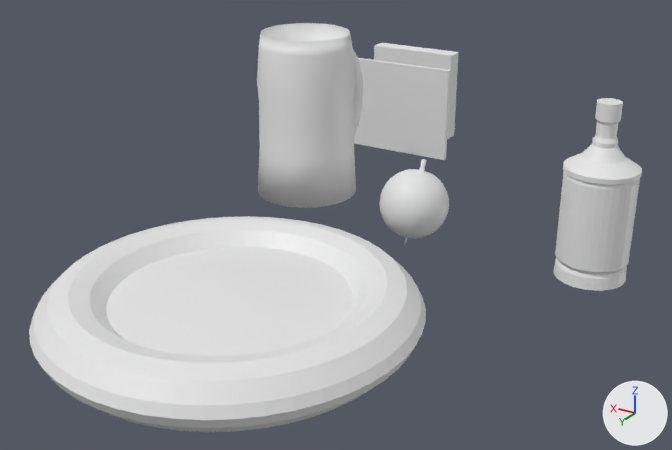
A saved change to the Blender file Assets/materials/items1.blend.
Both versions are drawn from a 50 mm lens placed at (-9.61, 13.31, 6.81), pointed at (-1.73, 0.17, 0.24). Lighting does not change. The marker at lower right points along +X, +Y and +Z.

The scene before the commit, as lines of its bpy script (objects in view):
```python
ob_cube = bpy.data.objects.new('Cube', me_cube)
ob_cube.location = (-0.06, -5.45, 0.99)
ob_cube_001 = bpy.data.objects.new('Cube.001', me_cube_001)
ob_cube_001.location = (0.52, -5.64, 1.0)
ob_cylinder = bpy.data.objects.new('Cylinder', me_cylinder)
ob_cylinder.location = (-0.32, -5.46, 1.41)
ob_cylinder_001 = bpy.data.objects.new('Cylinder.001', me_cylinder_002)
ob_cylinder_001.location = (-5.91, -1.39, 0.27)
ob_cylinder_001.scale = (0.612, 0.612, 0.612)
ob_torus = bpy.data.objects.new('Torus', me_torus)
ob_torus.location = (-1.6, 3.12, 0.76)
ob_torus_001 = bpy.data.objects.new('Torus.001', me_torus_001)
ob_torus_001.location = (-1.6, -5.78, -0.96)
ob_torus_001.rotation_euler = (3.388, 0.0546, 5.691)  # degrees (194, 3.1, 326)
ob_torus_001.scale = (0.68, 0.68, 0.68)
```
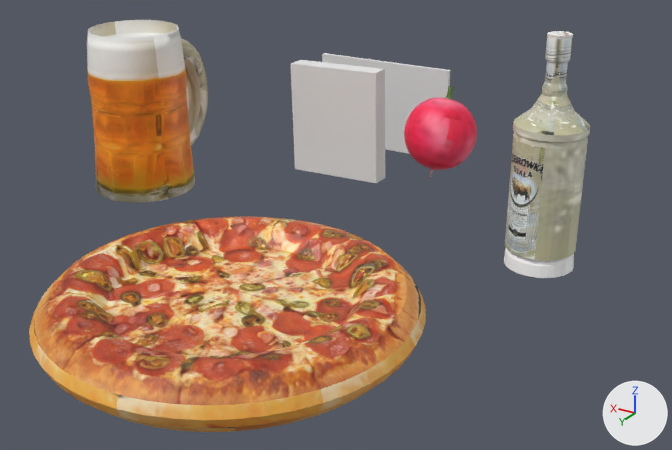
Where the newer file only moved an object's origin or applied its transform, the numbers keep the older frame.

Where the change shows, as pixel boxes [x1, y1, x2, y2] in the pictures (672 x 450 px; the box of a moved part takes in the faces that stretch with it):
'Torus', recoloured, surface changed (white to orange): [29, 216, 426, 432] in both
'Cylinder', recoloured, surface changed, moved: before [257, 23, 363, 208]; after [87, 20, 208, 203]
'Cylinder.001', recoloured, reshaped, moved (28% taller): before [553, 98, 642, 291]; after [504, 31, 590, 278]
'Cube', reshaped (10% wider, 28% taller): before [374, 43, 459, 139]; after [291, 60, 385, 183]
'Torus.001', reshaped, moved (8% taller): before [379, 159, 449, 247]; after [404, 86, 477, 181]
part 1 of me_cylinder_002, moved or reshaped: before [555, 98, 642, 275]; after [505, 31, 590, 263]
part 2 of me_torus_001, recoloured: before [379, 159, 449, 246]; after [404, 86, 477, 181]

What the commit changed:
Picture 'piwo.png' (img_piwo_png) is new.
Picture 'pizza-b.png' (img_pizza_b_png) is new.
Picture 'rzotk.jpg' (img_rzotk_jpg) is new.
Picture 'zubrowka.jpg' (img_zubrowka_jpg) is new.
Material 'piwo.png' (mat_piwo_png) is new.
Its texture is img_piwo_png.
Material 'pizza-b.png' (mat_pizza_b_png) is new.
Its texture is img_pizza_b_png.
Material 'rzotk.jpg' (mat_rzotk_jpg) is new.
Its texture is img_rzotk_jpg.
Material 'zubrowka.jpg' (mat_zubrowka_jpg) is new.
Its texture is img_zubrowka_jpg.
me_cylinder_002 has 480 vertices, 450 faces and spans x -1.03..1.03, y -1.03..1.03, z -1.0..4.04.
me_cylinder_002 is used by ob_cylinder_001; location (-5.91, -1.39, 0.27); scale (0.612, 0.612, 0.612).
me_cylinder_002 part 1: all 384 vertices in x -1.03..1.03, y -1.03..1.03, z -0.43..4.04 are multiplied about their middle by the matrix ((1.0, 0.0, 0.0), (0.0, 1.0, 0.0), (0.0, 0.0, 1.366)), then moved by (0.0, 0.0, 0.79).
me_cylinder_002 now uses material mat_zubrowka_jpg (picture img_zubrowka_jpg).
me_torus_001 is used by ob_torus_001; location (-1.6, -5.78, -0.96); rotation (3.388, 0.0546, 5.691), in degrees (194, 3.1, 326); scale (0.68, 0.68, 0.68).
me_torus_001 had 642 vertices, 672 faces and spanned x -4.93..-2.93, y -5.29..-3.29, z -1.49..1.23.
me_torus_001 now has 654 vertices, 684 faces and spans x -4.93..-2.93, y -5.29..-3.29, z -1.49..1.23.
me_torus_001 part 2: 656 faces spanning x -4.93..-2.93, y -5.29..-3.29, z -1.49..1.23 switch from no material to mat_rzotk_jpg (picture img_rzotk_jpg).
me_torus has 672 vertices, 672 faces and spans x -3.02..3.02, y -3.02..3.02, z -1.32..-0.38.
me_torus is used by ob_torus; location (-1.6, 3.12, 0.76).
me_torus part 3: texture (UV) coordinates changed.
me_torus now uses material mat_pizza_b_png (picture img_pizza_b_png).
me_cylinder has 512 vertices, 470 faces and spans x -0.68..1.32, y 1.88..4.89, z -1.4..1.79.
me_cylinder is used by ob_cylinder; location (-0.32, -5.46, 1.41).
me_cylinder part 4: texture (UV) coordinates changed.
me_cylinder now uses material mat_piwo_png (picture img_piwo_png).
me_cube has 8 vertices, 6 faces and spans x -1.0..1.0, y -1.0..-0.61, z -1.0..1.0.
me_cube is used by ob_cube; location (-0.06, -5.45, 0.99).
Part 5, on me_cube:
Vertex 0 of me_cube moves from (1.0, -0.61, -1.0) to (0.97, 2.94, -1.01) at pixel (294, 169).
Vertex 1 of me_cube moves from (1.0, -1.0, -1.0) to (0.97, 2.54, -1.01).
Vertex 2 of me_cube moves from (-1.0, -1.0, -1.0) at pixel (454, 135) to (-1.03, 2.54, -0.96) at pixel (385, 177).
Vertex 3 of me_cube moves from (-1.0, -0.61, -1.0) at pixel (447, 139) to (-1.03, 2.94, -0.96) at pixel (376, 183).
Vertex 4 of me_cube moves from (1.0, -0.61, 1.0) at pixel (374, 45) to (1.03, 2.94, 1.29) at pixel (290, 63).
Vertex 5 of me_cube moves from (1.0, -1.0, 1.0) at pixel (382, 42) to (1.03, 2.54, 1.29) at pixel (300, 59).
Vertex 6 of me_cube moves from (-1.0, -1.0, 1.0) at pixel (458, 52) to (-0.97, 2.54, 1.34) at pixel (385, 69).
Vertex 7 of me_cube moves from (-1.0, -0.61, 1.0) at pixel (451, 55) to (-0.97, 2.94, 1.34) at pixel (375, 73).
Object 'Cylinder.001' (ob_cylinder_001) moves from (-5.91, -1.39, 0.27) to (-4.99, -1.39, 0.27).
Object 'Torus.001' (ob_torus_001) moves from (-1.6, -5.78, -0.96) to (-2.06, -5.85, 0.52).
Object 'Cylinder' (ob_cylinder) moves from (-0.32, -5.46, 1.41) to (2.62, -3.94, 1.44).
